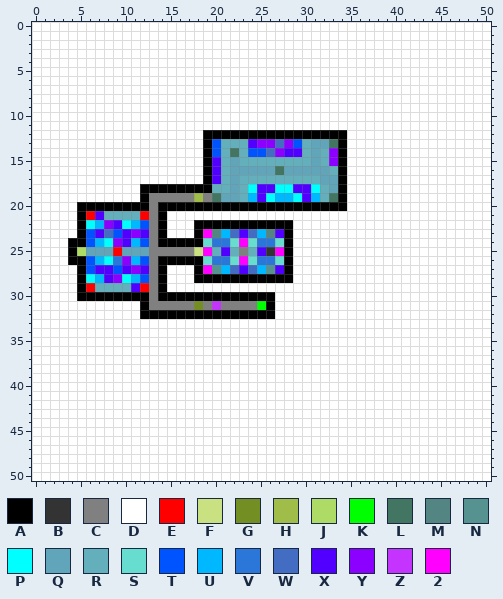
A pixel-art sprite gets an edit: Assets/GameData/Levels/Water_Sublevels/Painted_WaterLvls/water_lvl8.png. The picture above is the old version.
The file is 51x51 pixels.
Palette (. is transparent): A #000000  B #333333  C #808080  D #ffffff  E #ff0000  F #c9e180  G #738e22  H #9fbd48  J #addb65  K #00ff00  L #437662  M #538582  N #569390  P #00ffff  Q #60a5ba  R #64afbc  S #66ddce  T #0054ff  U #00b8ff  V #2b76d9  W #426dc2  X #5100ff  Y #8b00ff  Z #c534fe  2 #ff00ff
Pixels before (only the part around the change), first column x 10:
 3 DDDDDDDDDDDDDDDDDDDDDDDDDDDDD
 4 DDDDDDDDDDDDDDDDDDDDDDDDDDDDD
 5 DDDDDDDDDDDDDDDDDDDDDDDDDDDDD
 6 DDDDDDDDDDDDDDDDDDDDDDDDDDDDD
 7 DDDDDDDDDDDDDDDDDDDDDDDDDDDDD
 8 DDDDDDDDDDDDDDDDDDDDDDDDDDDDD
 9 DDDDDDDDDDDDDDDDDDDDDDDDDDDDD
10 DDDDDDDDDDDDDDDDDDDDDDDDDDDDD
11 DDDDDDDDDDDDDDDDDDDDDDDDDDDDD
12 DDDDDDDDDAAAAAAAAAAAAAAAADDDD
13 DDDDDDDDDATRRRXYYWYTRQQLADDDD
14 DDDDDDDDDATRLRTTWYXXRQRYADDDD
15 DDDDDDDDDAXRQRRRRRRRRQRYADDDD
16 DDDDDDDDDAXRQQQQQLQQQQQRADDDD
17 DDDDDDDDDAXRQRRRRRRRRRQQADDDD
18 DDAAAAAAAARRQRPXXPPXXPRQADDDD
19 DDACCCCCHCLQQRUXPUUPXURLADDDD
20 AAACAAAAAAAAAAAAAAAAAAAAADDDD
21 RRECADDDDDDDDDDDDDDDDDDDDDDDD
22 PUTCADDDAAAAAAAAAAADDDDDDDDDD
23 XYXCADDDA2MUWXWUMXADDDDDDDDDD
24 XUTCAAAAASVVS2SVVSADDDDDDDDDD
25 QQQCCCCCF2RXRCRXB2ADDDDDDDDDD
26 YUTCAAAAASVVS2SVVSADDDDDDDDDD
27 XYXCADDDA2NUWXWUNXADDDDDDDDDD
28 PUTCADDDAAAAAAAAAAADDDDDDDDDD
29 RXECADDDDDDDDDDDDDDDDDDDDDDDD
30 AAACAAAAAAAAAAAAADDDDDDDDDDDD
31 DDACCCCCGCZCCCCKADDDDDDDDDDDD
32 DDAAAAAAAAAAAAAAADDDDDDDDDDDD
33 DDDDDDDDDDDDDDDDDDDDDDDDDDDDD
34 DDDDDDDDDDDDDDDDDDDDDDDDDDDDD
35 DDDDDDDDDDDDDDDDDDDDDDDDDDDDD
36 DDDDDDDDDDDDDDDDDDDDDDDDDDDDD
37 DDDDDDDDDDDDDDDDDDDDDDDDDDDDD
Now the later version:
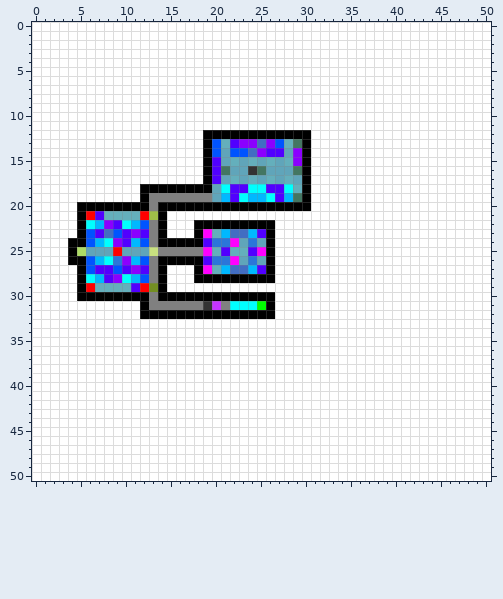
Commit: Balance Water completo
Edits made:
y 12: x 31..34 AAAA -> DDDD
y 13: x 22..25 RRXY -> XYYW; x 27..34 WYTRQQLA -> TRLADDDD
y 14: x 21..34 RLRTTWYXXRQRYA -> QTTWYXXQYADDDD
y 15: x 21..23 RQR -> QRQ; x 25 R -> Q; x 27 R -> Q; x 29..34 RRQRYA -> YADDDD
y 16: x 21 R -> L; x 24..25 QQ -> BL; x 27 L -> Q; x 29..34 QQQQRA -> LADDDD
y 17: x 21..23 RQR -> QRQ; x 25 R -> Q; x 27 R -> Q; x 29..34 RRRQQA -> QADDDD
y 18: x 20..23 RRQR -> QPXX; x 25 X -> P; x 27 P -> X; x 29..34 XXPRQA -> RADDDD
y 19: x 18 H -> C; x 20..23 LQQR -> QUXP; x 25 X -> U; x 27 U -> X; x 29..34 PXURLA -> LADDDD
y 20: x 31..34 AAAA -> DDDD
y 21: x 13 C -> H
y 22: x 27..28 AA -> DD
y 23: x 20 M -> R; x 23..28 XWUMXA -> WUXADD
y 24: x 19 S -> X; x 22..28 S2SVVSA -> 2QVQADD
y 25: x 13 C -> F; x 18 F -> C; x 23..28 CRXB2A -> RX2ADD
y 26: x 19 S -> X; x 22..28 S2SVVSA -> 2QVQADD
y 27: x 20 N -> R; x 23..28 XWUNXA -> WUXADD
y 28: x 27..28 AA -> DD
y 29: x 13 C -> G
y 31: x 18..19 GC -> CB; x 22..24 CCC -> PPP
